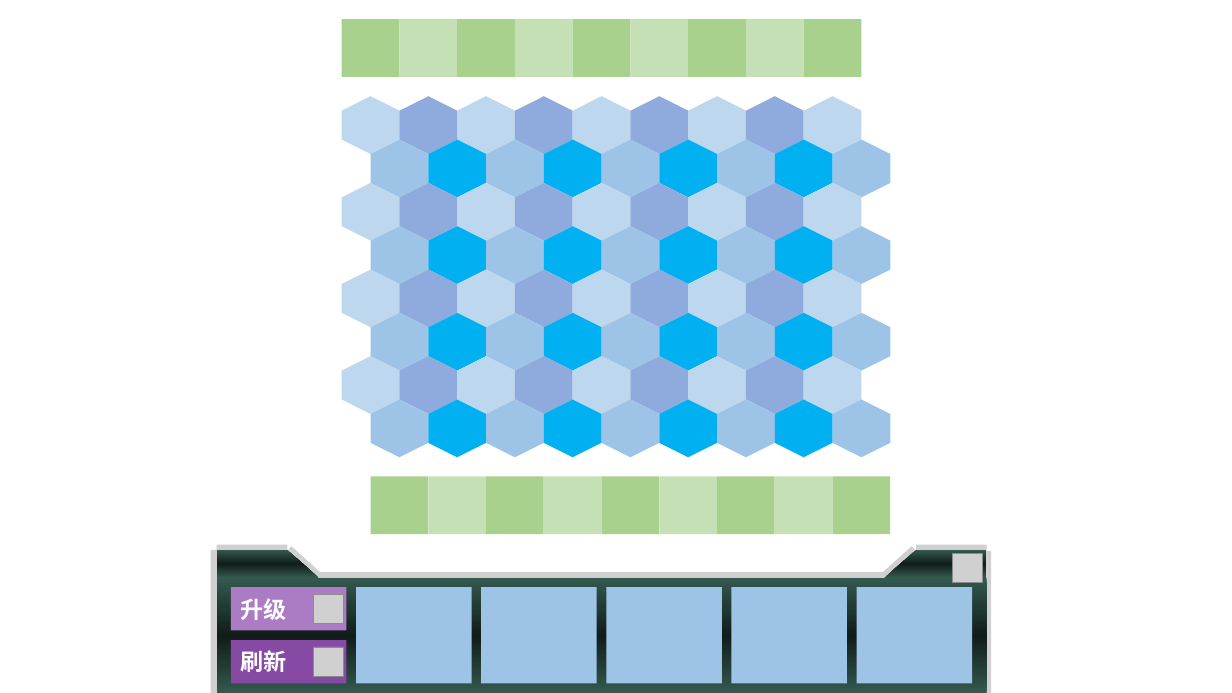
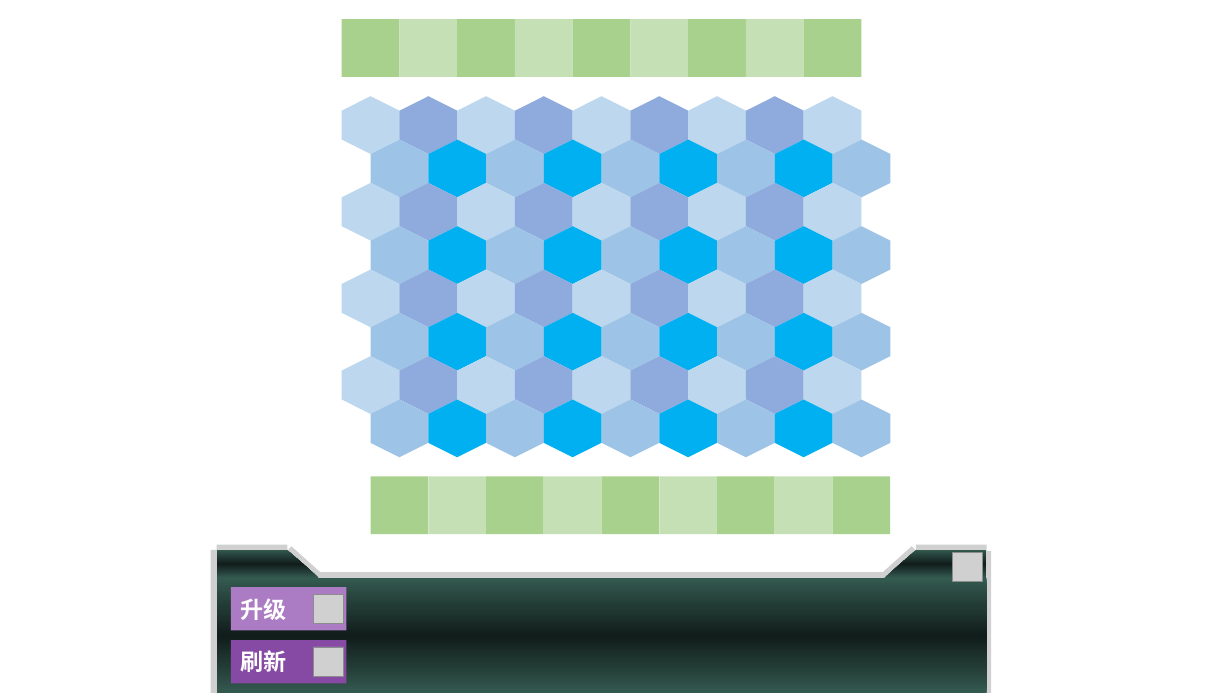
Before and after one commit to MinmusLin/Teamfight_Tactics, a slide deck: slide 8 of Resources/Canvas.pptx. Drawn at 1232x693 pixels with LibreOffice and Linux fonts; fonts in the diff are those of the drawing; grey boxes stand for pictures; background and template pictures are left out. Boxes give left, top, right and bottom in pixels: in the first picture for what was removed or moved away, otherwise in the second. Text is boxed around its words. In the diff, an @@ line names an element or a change of style, - is before the commit and + after.

```diff
--- a/Resources/Canvas.pptx
+++ b/Resources/Canvas.pptx
@@ rectangle removed at (356,587,471,683) @@
@@ rectangle removed at (482,587,597,683) @@
@@ rectangle removed at (606,587,722,683) @@
@@ rectangle removed at (732,587,848,683) @@
@@ rectangle removed at (857,587,972,683) @@
```
